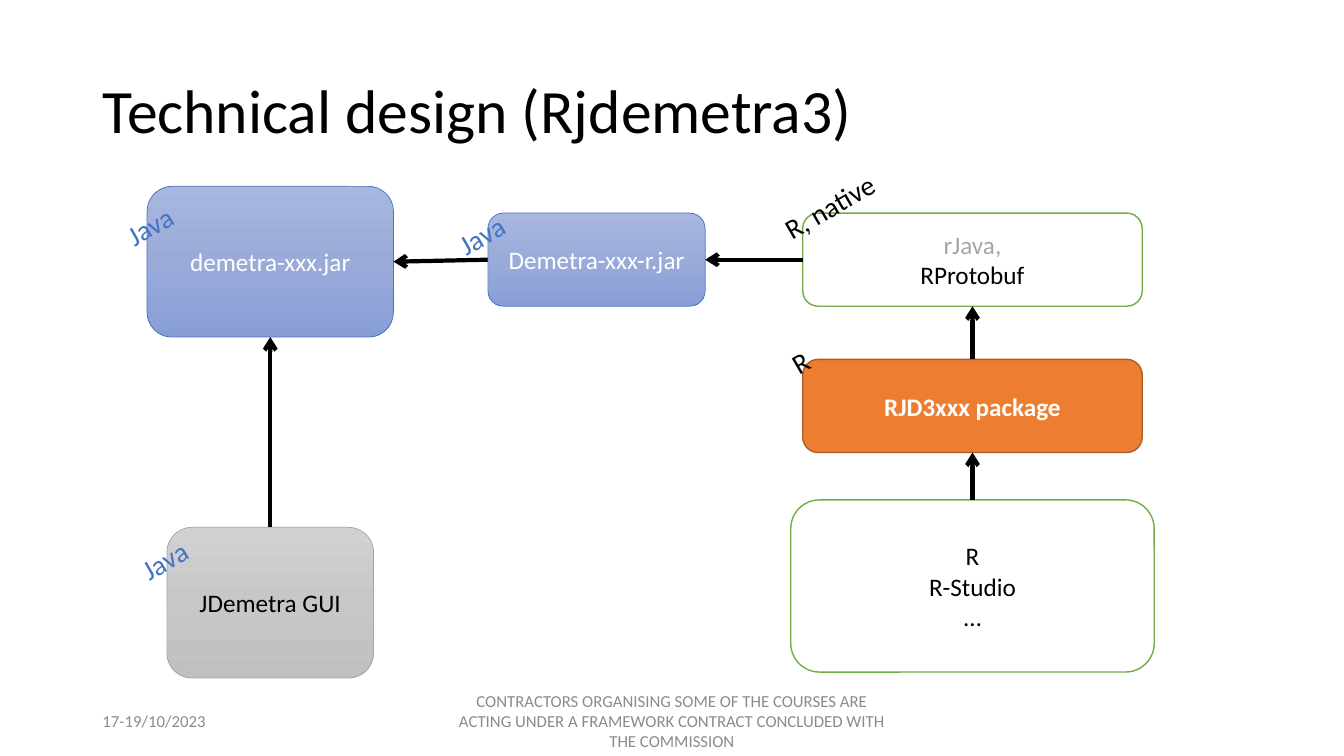
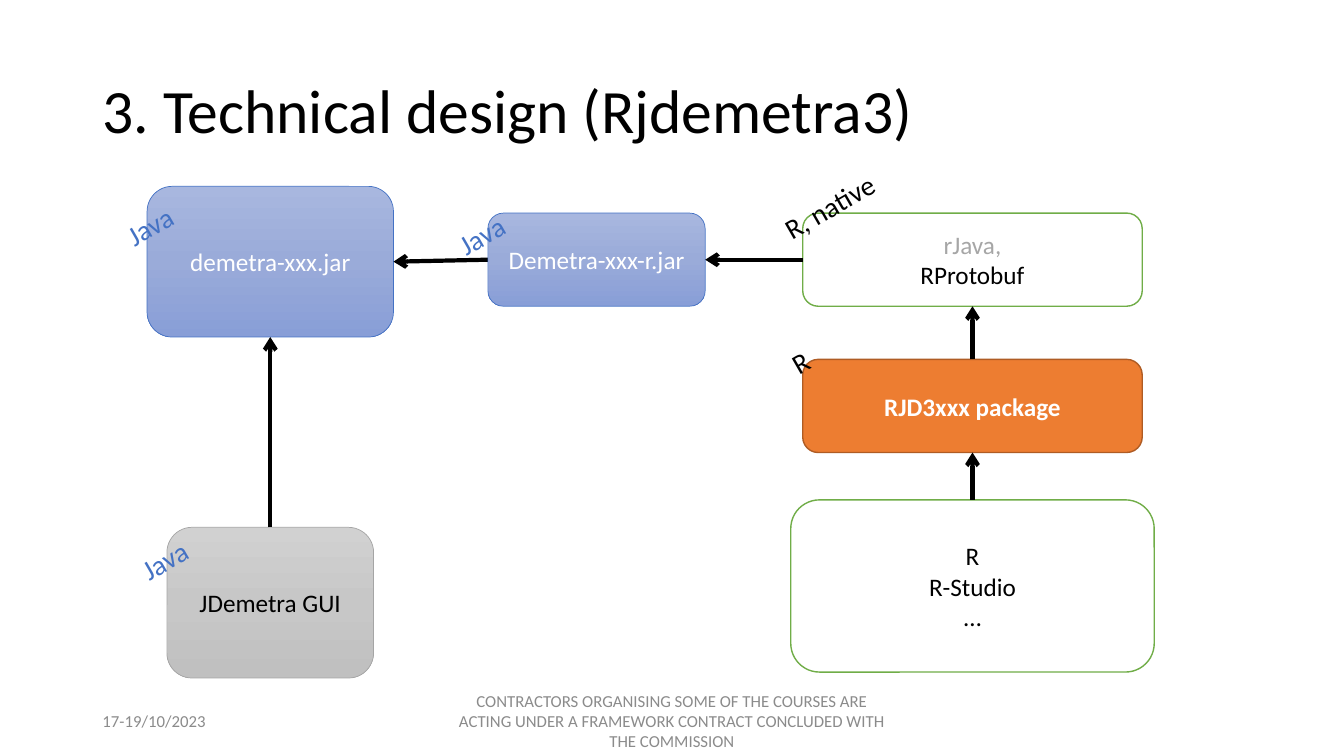
Before and after one commit to palatej/estp2023, a slide deck: slide 4 of Presentations/1.3 JD+ and R.pptx. Drawn at 1344x756 pixels with LibreOffice and Linux fonts; fonts in the diff are those of the drawing. Boxes give left, top, right and bottom in pixels: in the first picture for what was removed or moved away, otherwise in the second. Text is boxed around its words. In the diff, an @@ line names an element or a change of style, - is before the commit and + after.

```diff
--- a/Presentations/1.3 JD+ and R.pptx
+++ b/Presentations/1.3 JD+ and R.pptx
@@ title at [102,88,912,144]: text changed @@
-Technical design (Rjdemetra3)
+3. Technical design (Rjdemetra3)
```
Also in this commit, not shown: 6 other slides changed, 1 slide added, 2 slides removed, 7 other files.
